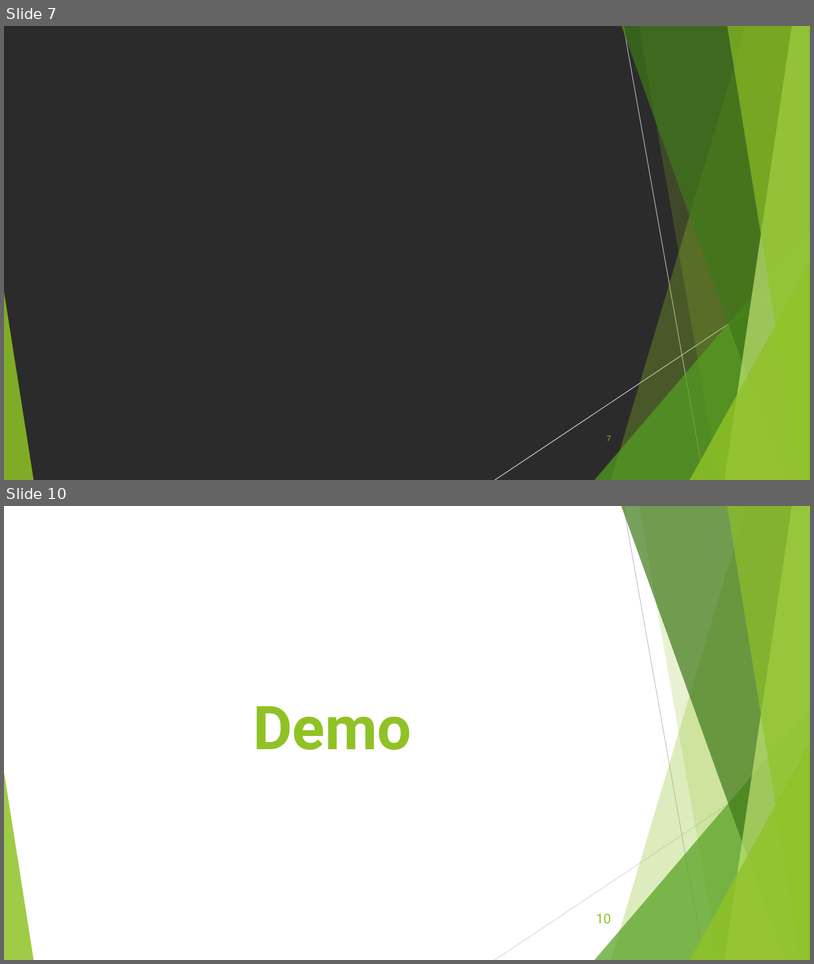
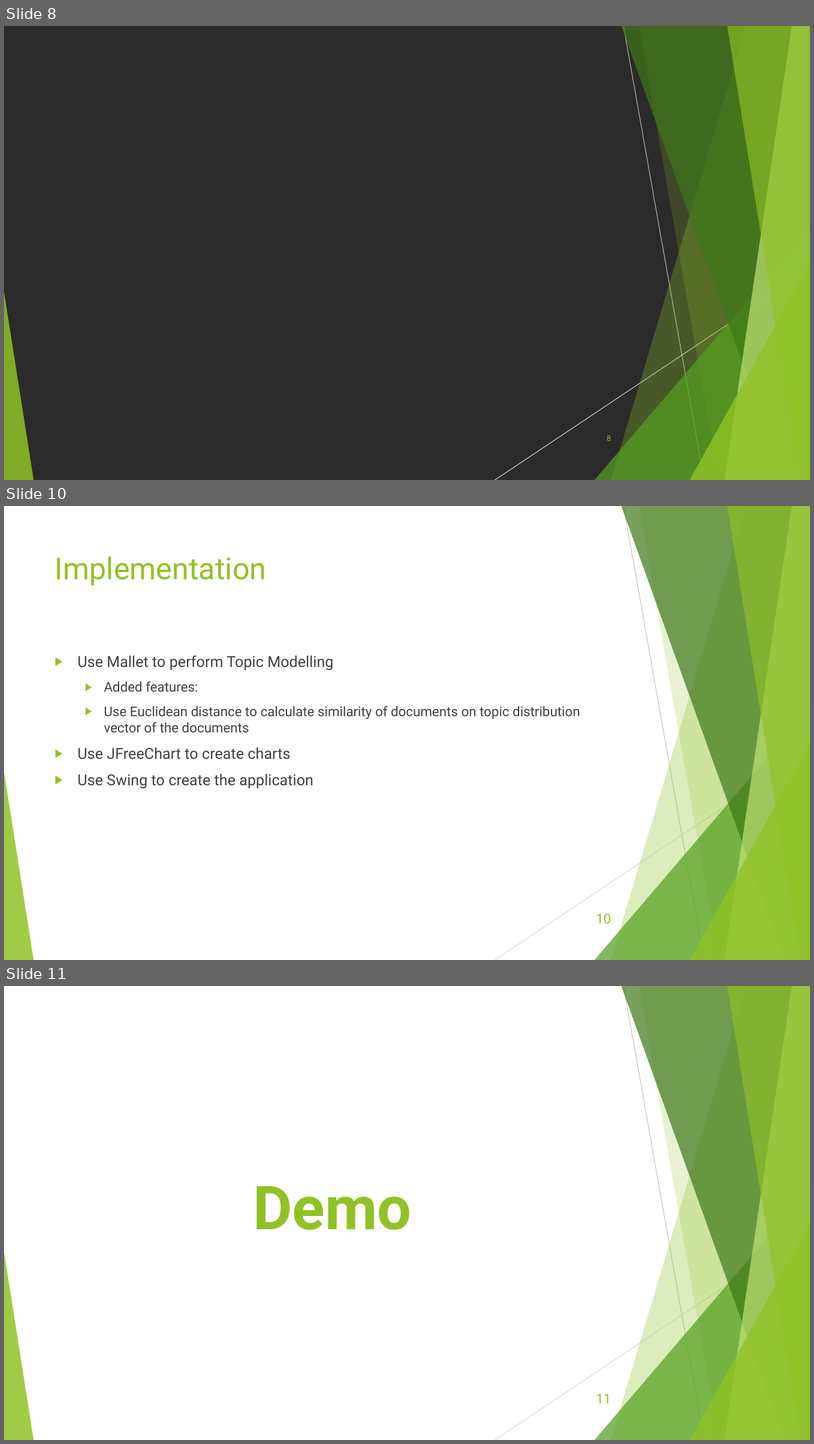
Before and after one commit to jeff2018/KnowledgeDiscoveryVisualization, a slide deck: Topic Model Visualization.pptx. Shown one above the other, each under a label of ours: slides 7 and 10 before the commit, slides 8, 10 and 11 after it; the slides between them are not shown. The pictures are 814x964 and 814x1444 pixels, drawn with LibreOffice and Linux fonts; fonts in the diff are those of the drawing; background and template pictures are left out; a plain dark background stands for a picture behind light text. Boxes give left, top, right and bottom in pixels: in the first picture for what was removed or moved away, otherwise in the second. Text is boxed around its words. In the diff, an @@ line names an element or a change of style, - is before the commit and + after.

Commit message:
Powerpoint

```diff
--- a/Topic Model Visualization.pptx
+++ b/Topic Model Visualization.pptx
@@ slide 10 added at (x1=4, y1=506, x2=810, y2=960), background #FFFFFF; not listed: 10 template elements that a slide beside it also shows @@
@@ title added at (x1=55, y1=556, x2=267, y2=586), 36 pt, text #90C226 @@
+Implementation
@@ text added at (x1=78, y1=655, x2=581, y2=789), 16 pt, text #404040 @@
+▶ Use Mallet to perform Topic Modelling
+  ▶ Added features:
+  ▶ Use Euclidean distance to calculate similarity of documents on topic distribution vector of the documents
+▶ Use JFreeChart to create charts
+▶ Use Swing to create the application
@@ page number added at (x1=596, y1=913, x2=611, y2=924), 16 pt, text #90C226 @@
+10
@@ what was slide 7 is now slide 8 @@
@@ page number at (x1=607, y1=435, x2=611, y2=441): text changed @@
-7
+8
@@ what was slide 10 is now slide 11 @@
@@ page number at (x1=596, y1=1393, x2=611, y2=1403): text changed @@
-10
+11
```
Also in this commit, not shown: 4 slides changed, 1 other slide added, 1 slide removed.
